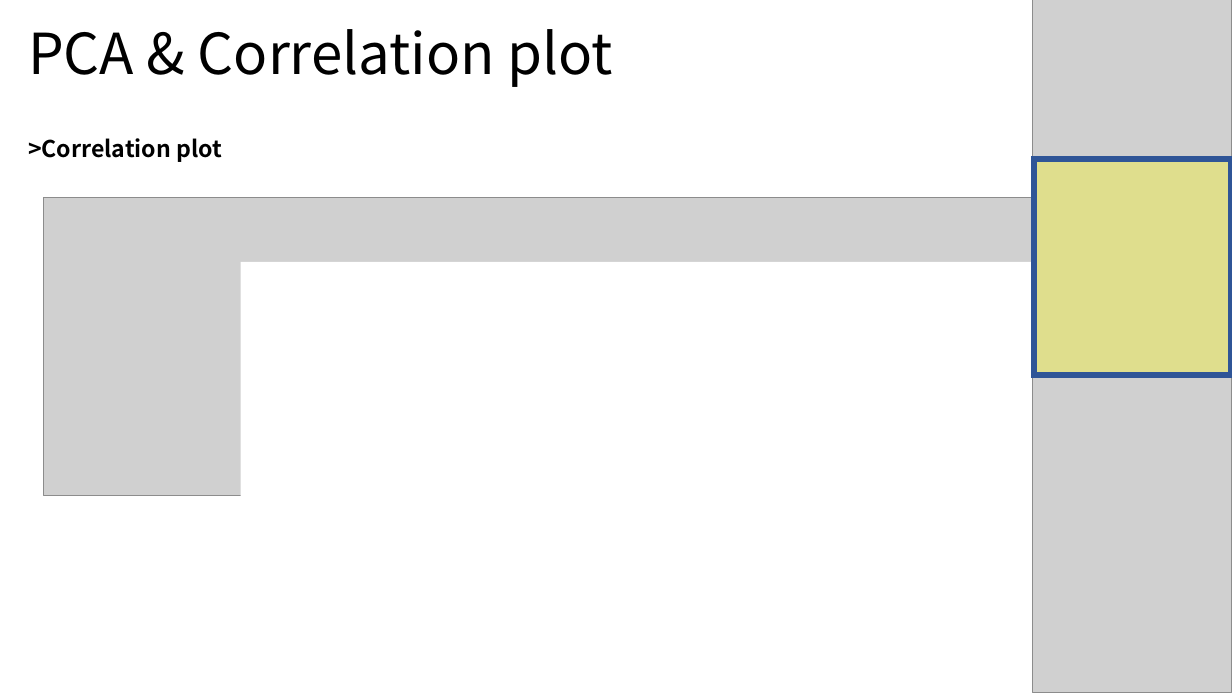
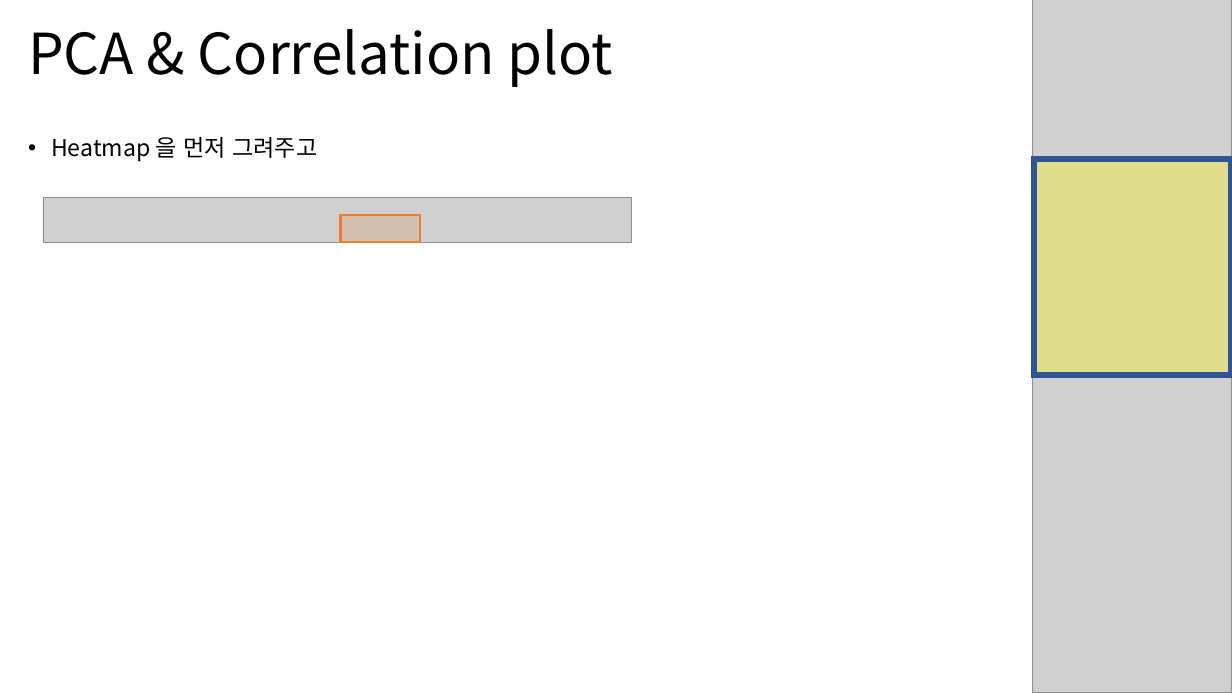
Before and after one commit to Khreat0205/Education_BulkRNAseq, a slide deck: slide 29 of Presentation/2. DESeq2 (수정).pptx (slide 28 before the commit). Drawn at 1232x693 pixels with LibreOffice and Linux fonts; fonts in the diff are those of the drawing; grey boxes stand for pictures. Boxes give left, top, right and bottom in pixels: in the first picture for what was removed or moved away, otherwise in the second. Text is boxed around its words. In the diff, an @@ line names an element or a change of style, - is before the commit and + after.

```diff
--- a/Presentation/2. DESeq2 (수정).pptx
+++ b/Presentation/2. DESeq2 (수정).pptx
@@ text at bbox=[51, 137, 317, 162]: text changed; bold off @@
->Correlation plot
+• Heatmap 을 먼저 그려주고
@@ picture: place and size @@
-picture at bbox=[43, 198, 1081, 496]
+picture at bbox=[43, 198, 631, 243]
@@ rectangle added at bbox=[340, 215, 420, 243], fill #ED7D31 at 20% opacity, outline #ED7D31 2 pt @@
@@ rectangle removed at bbox=[240, 262, 1081, 513] @@
```
Also in this commit, not shown: 22 other slides changed, 21 slides added, 24 slides removed, 1 other file.
